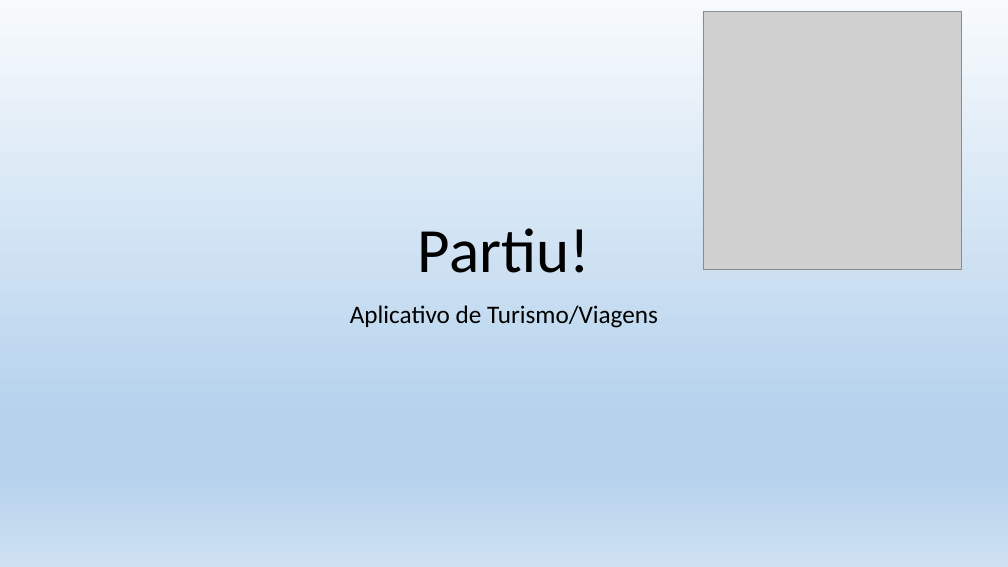
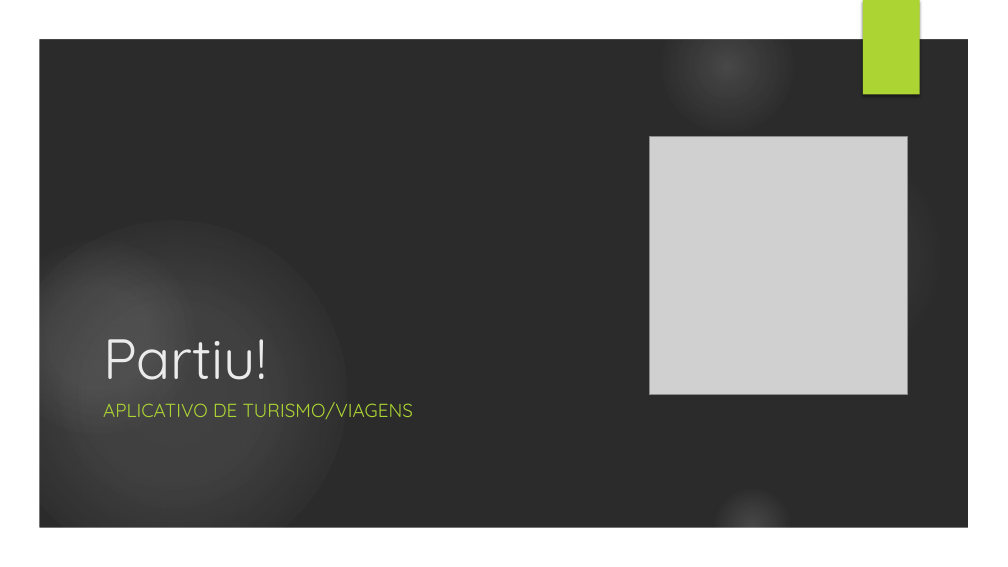
Before and after one commit to projeto-tour/app, a slide deck: slide 1 of documentacao/documentoweb2015/06-tutorial/Partiu!.pptx. Drawn at 1008x567 pixels with LibreOffice and Linux fonts; fonts in the diff are those of the drawing; grey boxes stand for pictures; background and template pictures are left out; a plain dark background stands for a picture behind light text. Boxes give left, top, right and bottom in pixels: in the first picture for what was removed or moved away, otherwise in the second. Text is boxed around its words. In the diff, an @@ line names an element or a change of style, - is before the commit and + after.

Commit message:
adicionado tutorial Partiu!

```diff
--- a/documentacao/documentoweb2015/06-tutorial/Partiu!.pptx
+++ b/documentacao/documentoweb2015/06-tutorial/Partiu!.pptx
@@ background gradient #F7FAFD to #B5D2EC to #CEE1F2 to picture (left out) @@
@@ group added at (0, 0, 1008, 567): 5 ellipses, 1 freeform shape @@
@@ picture removed at (703, 11, 961, 269) @@
@@ rectangle added at (863, 0, 920, 95), fill #ACD433 @@
@@ picture added at (650, 137, 907, 395) @@
@@ title "Partiu!": place and size @@
-title "Partiu!" at (418, 228, 590, 273)
+title "Partiu!" at (103, 339, 267, 380)
@@ title "Partiu!" at (103, 339, 267, 380): size 60 to 54 pt, font Calibri to Quicksand, text colour #000000 to #EBEBEB; alignment centre to left; line spacing 0.9 to 1 @@
@@ subtitle at (103, 402, 413, 419): text changed; size 24 to 18 pt; font Calibri to Quicksand; text colour #000000 to #ACD433 @@
-Aplicativo de Turismo/Viagens
+APLICATIVO DE TURISMO/VIAGENS
```
Also in this commit, not shown: 3 other slides changed, 11 slides added, 2 slides removed.
